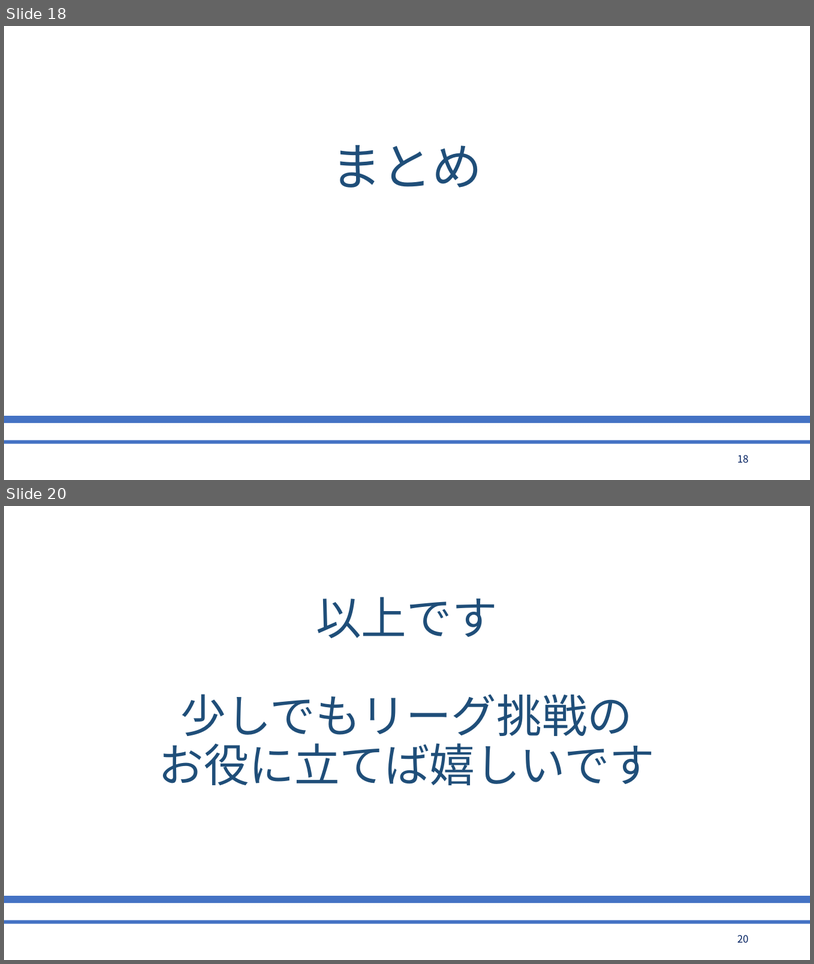
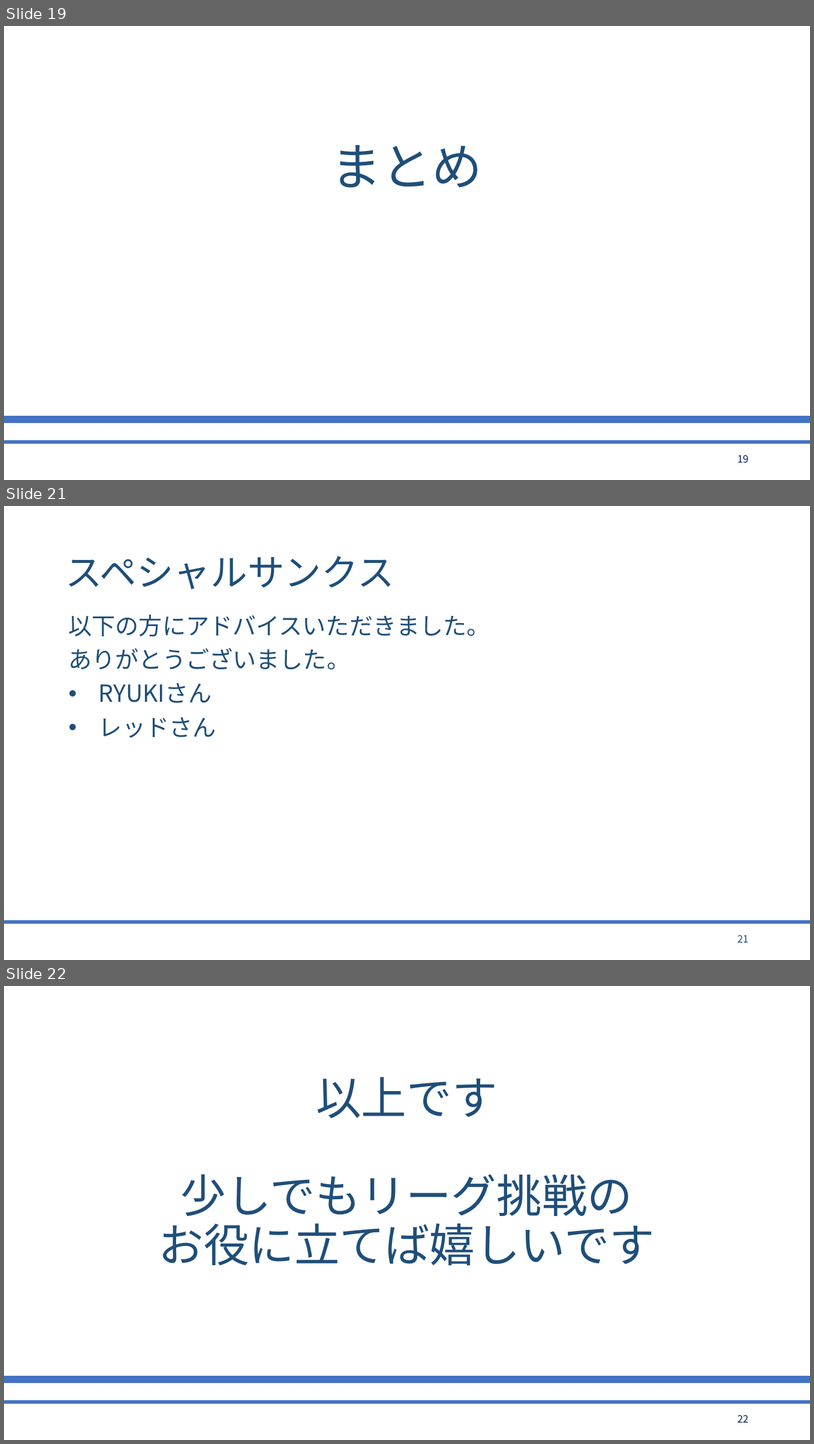
Before and after one commit to bigtreeCoC/documents, a slide deck: リーグ調査.pptx. Shown one above the other, each under a label of ours: slides 18 and 20 before the commit, slides 19, 21 and 22 after it; the slides between them are not shown. The pictures are 814x964 and 814x1444 pixels, drawn with LibreOffice and Linux fonts; fonts in the diff are those of the drawing. Boxes give left, top, right and bottom in pixels: in the first picture for what was removed or moved away, otherwise in the second. Text is boxed around its words. In the diff, an @@ line names an element or a change of style, - is before the commit and + after.

```diff
--- a/リーグ調査.pptx
+++ b/リーグ調査.pptx
@@ slide 21 added at [4,506,810,960], background #FFFFFF; not listed: 1 template element that a slide beside it also shows @@
@@ title added at [65,556,394,589], 44 pt, text #1F4E79 @@
+スペシャルサンクス
@@ text added at [69,615,491,738], 28 pt, text #1F4E79 @@
+以下の方にアドバイスいただきました。
+ありがとうございました。
+• RYUKIさん
+• レッドさん
@@ page number added at [738,934,749,942], 12 pt, text #1F4E79 @@
+21
@@ what was slide 18 is now slide 19 @@
@@ page number at [738,454,749,462]: text changed @@
-18
+19
@@ what was slide 20 is now slide 22 @@
@@ page number at [738,1414,749,1422]: text changed @@
-20
+22
```
Also in this commit, not shown: 13 slides changed, 1 other slide added, 1 other file.
